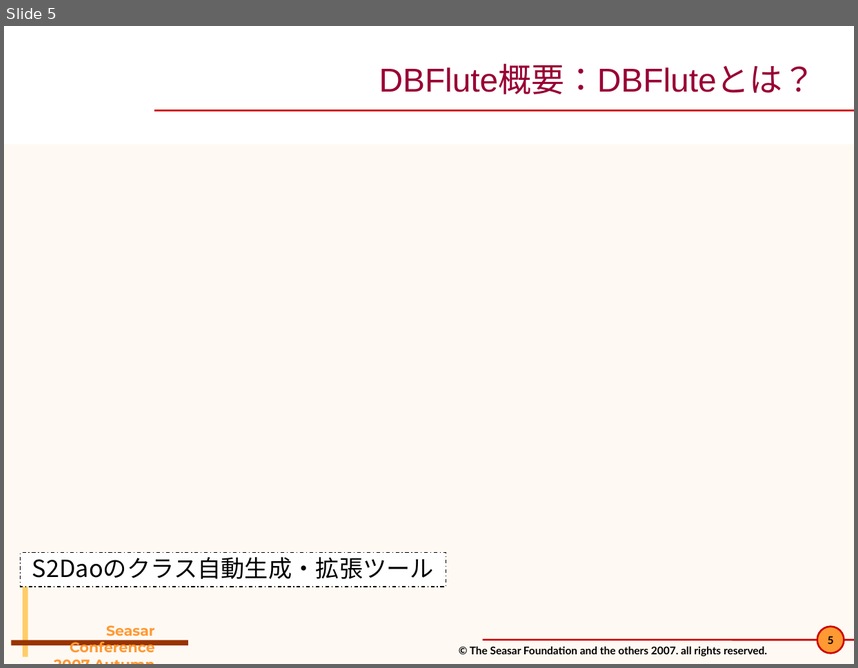
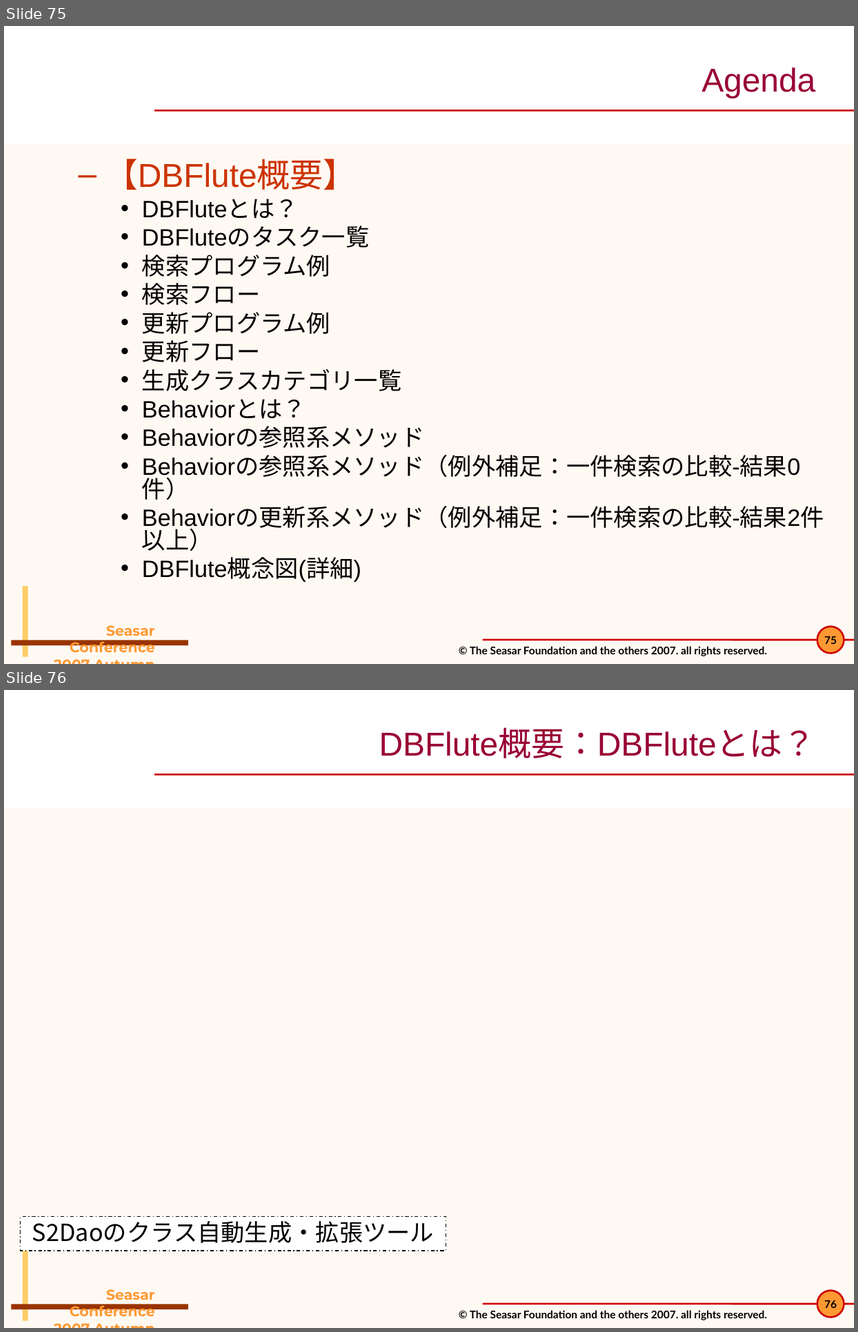
Before and after one commit to seasarorg/dbflute, a slide deck: dbflute/etc/doc/pres/sc2007a_2-DBFlute.ppt. Shown one above the other, each under a label of ours: slide 5 before the commit, slides 75 and 76 after it. The pictures are 858x668 and 858x1332 pixels, drawn with LibreOffice and Linux fonts; fonts in the diff are those of the drawing; background and template pictures are left out. Boxes give left, top, right and bottom in pixels: in the first picture for what was removed or moved away, otherwise in the second. Text is boxed around its words. In the diff, an @@ line names an element or a change of style, - is before the commit and + after.

```diff
--- a/dbflute/etc/doc/pres/sc2007a_2-DBFlute.ppt
+++ b/dbflute/etc/doc/pres/sc2007a_2-DBFlute.ppt
@@ slide 75 added at bbox=[4, 26, 854, 664], background #FFF9F3; not listed: 8 template elements that a slide beside it also shows @@
@@ title added at bbox=[702, 67, 815, 98], 28 pt, text #990033 @@
+Agenda
@@ text added at bbox=[105, 158, 824, 581], 20 pt, text #000000 @@
+  – 【DBFlute概要】
+    • DBFluteとは？
+    • DBFluteのタスク一覧
+    • 検索プログラム例
+    • 検索フロー
+    • 更新プログラム例
+    • 更新フロー
+    • 生成クラスカテゴリ一覧
+    • Behaviorとは？
+    • Behaviorの参照系メソッド
+    • Behaviorの参照系メソッド（例外補足：一件検索の比較-結果0件）
+    • Behaviorの更新系メソッド（例外補足：一件検索の比較-結果2件以上）
+    • DBFlute概念図(詳細)
@@ what was slide 5 is now slide 76 @@
@@ page number at bbox=[824, 1300, 837, 1308]: text changed @@
-5
+76
```
Also in this commit, not shown: 5 slides changed, 5 other slides added, 7 slides removed, 13 other files.
